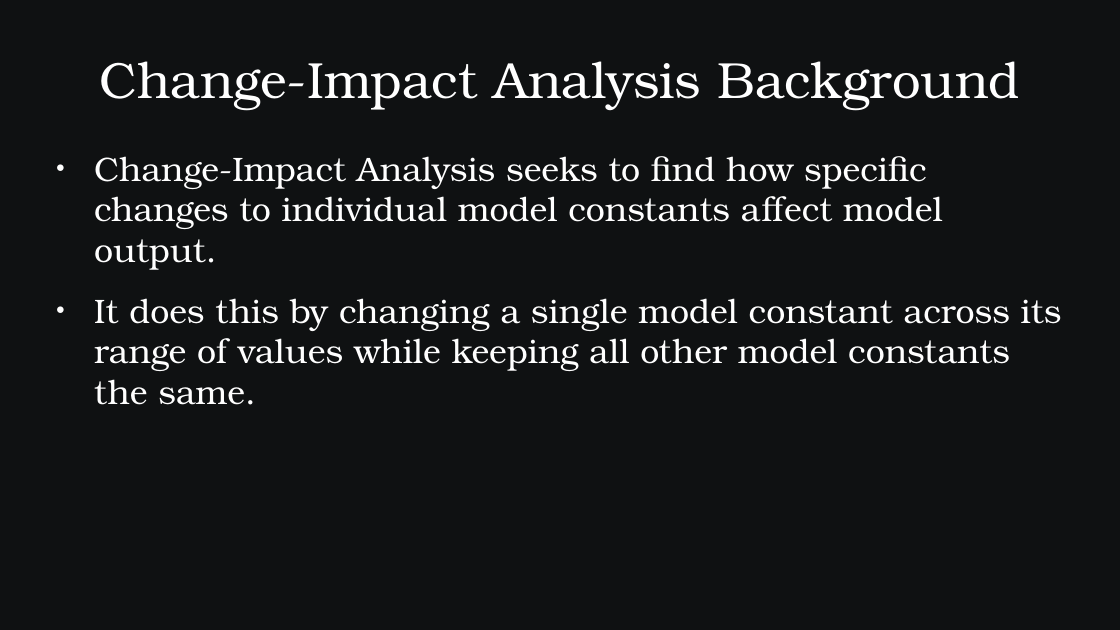
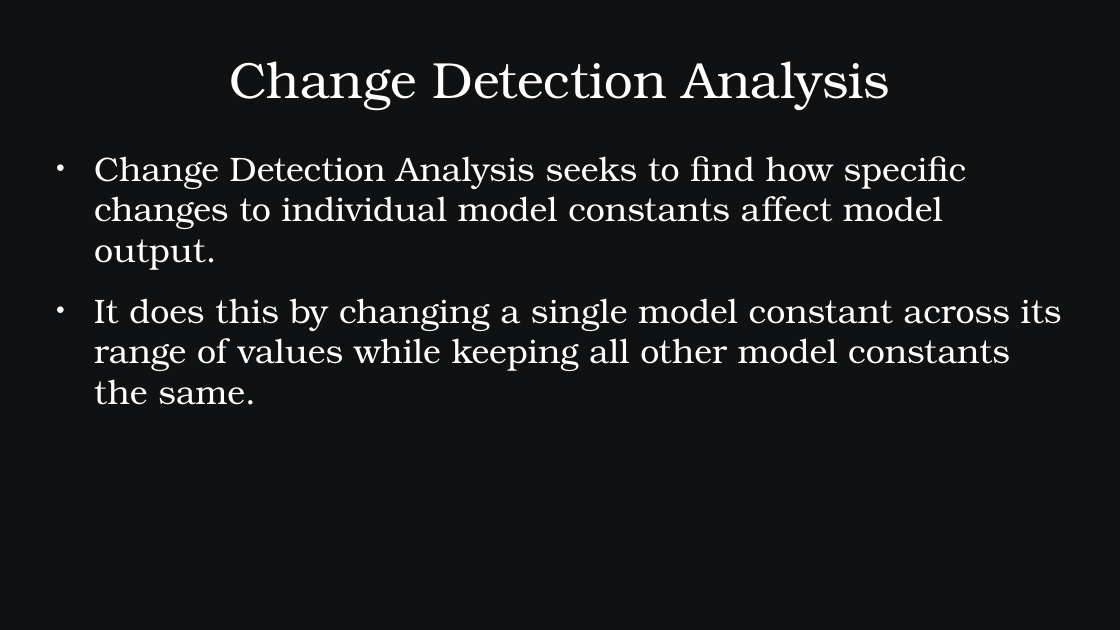
Before and after one commit to SamAllen06/lake_temp_work, a slide deck: slide 15 of documentation/for_collaborators/AnalysisOverview.pptx (slide 11 before the commit). Drawn at 1120x630 pixels with LibreOffice and Linux fonts; fonts in the diff are those of the drawing. Boxes give left, top, right and bottom in pixels: in the first picture for what was removed or moved away, otherwise in the second. Text is boxed around its words. In the diff, an @@ line names an element or a change of style, - is before the commit and + after.

Commit message:
Add change-detection to analysis slides

```diff
--- a/documentation/for_collaborators/AnalysisOverview.pptx
+++ b/documentation/for_collaborators/AnalysisOverview.pptx
@@ title at (x1=229, y1=61, x2=891, y2=110): text changed @@
-Change-Impact Analysis Background
+Change Detection Analysis
@@ text at (x1=94, y1=156, x2=967, y2=270): text changed @@
-● Change-Impact Analysis seeks to find how specific changes to individual model constants affect model output.
+● Change Detection Analysis seeks to find how specific changes to individual model constants affect model output.
```
Also in this commit, not shown: 8 other slides changed, 5 slides added, 1 slide removed, 1 other file.
